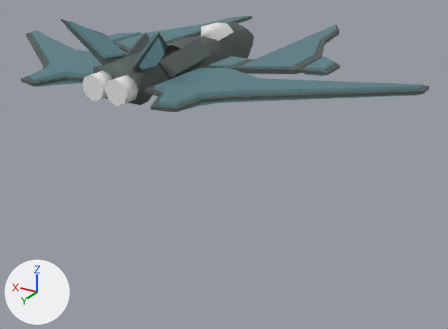
The FBX model SkyRage/Assets/Models/Planes/HarbingerOfDeath.fbx: old version first, new version second.
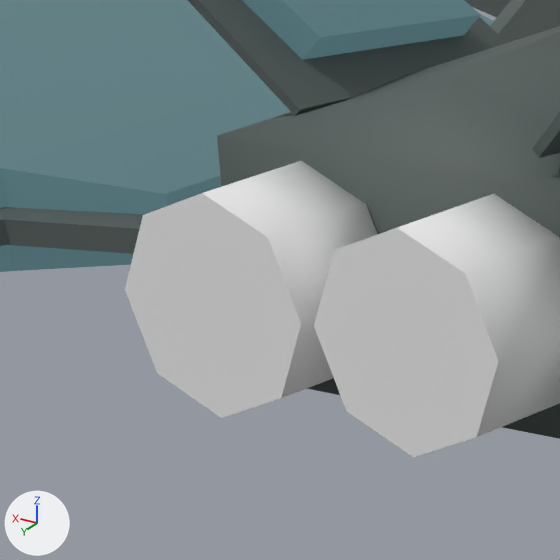
There are two pictures of each version: one whole from a camera (50 mm lens) standing at (-9.86, 14.11, 4.32) and looking at (-0.21, -1.97, -3.72), one close up on the part from 15% to 30% of the width and 15% to 36% of the height. Lighting does not change. The marker at lower left points along +X, +Y and +Z. Objects named as collision shapes, trigger or cutter boxes, shadow casters or lower levels of detail are left out. Vertices at the same position are counted once.

Before the edit, the objects in view are built like this:
```python
me_cylinder_001 = bpy.data.meshes.new('Cylinder.001')
me_cylinder_001.from_pydata(...)  # 389 vertices, 305 faces; spans x -6.62..6.59, y -7.26..3.82, z -9.57..1.6
# faces by material slot: [168, 92, 45]
me_cylinder_001.materials.append(mat_planebody)  # dark grey #535d5b
me_cylinder_001.materials.append(mat_planewing)  # dark cyan #31474b
me_cylinder_001.materials.append(mat_glossyblack)  # white #e7e7e7
ob_plane1_lod0 = bpy.data.objects.new('Plane1_LOD0', me_cylinder_001)
ob_plane1_lod0.location = (0.0, 0.0, 0.0)
```
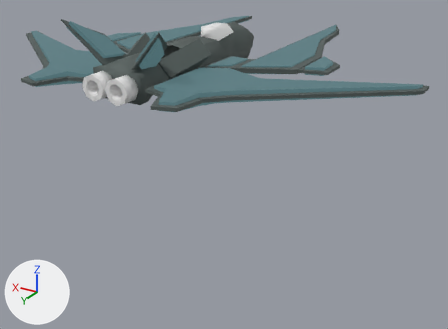
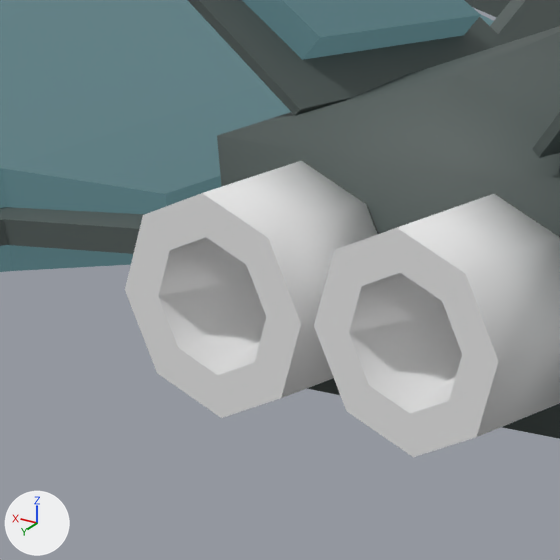
The change in detail:
me_cylinder_001 is used by ob_plane1_lod0; location (0.0, 0.0, 0.0).
me_cylinder_001 had 389 vertices, 305 faces and spanned x -6.62..6.59, y -7.26..3.82, z -9.57..1.6.
me_cylinder_001 now has 421 vertices, 337 faces and spans x -6.62..6.59, y -7.26..3.82, z -9.57..1.6.
Part 1, on me_cylinder_001:
2 faces are deleted.
32 vertices are added at x -0.57..0.57, y 2.92..3.25, z -0.12..0.3.
34 new faces join them, mat_glossyblack (white #e7e7e7).

Pixel boxes [x1, y1, x2, y2] of what changed, in the close-ups (560 x 560 px):
part 1 of me_cylinder_001, built on: [125, 193, 499, 457] in both
